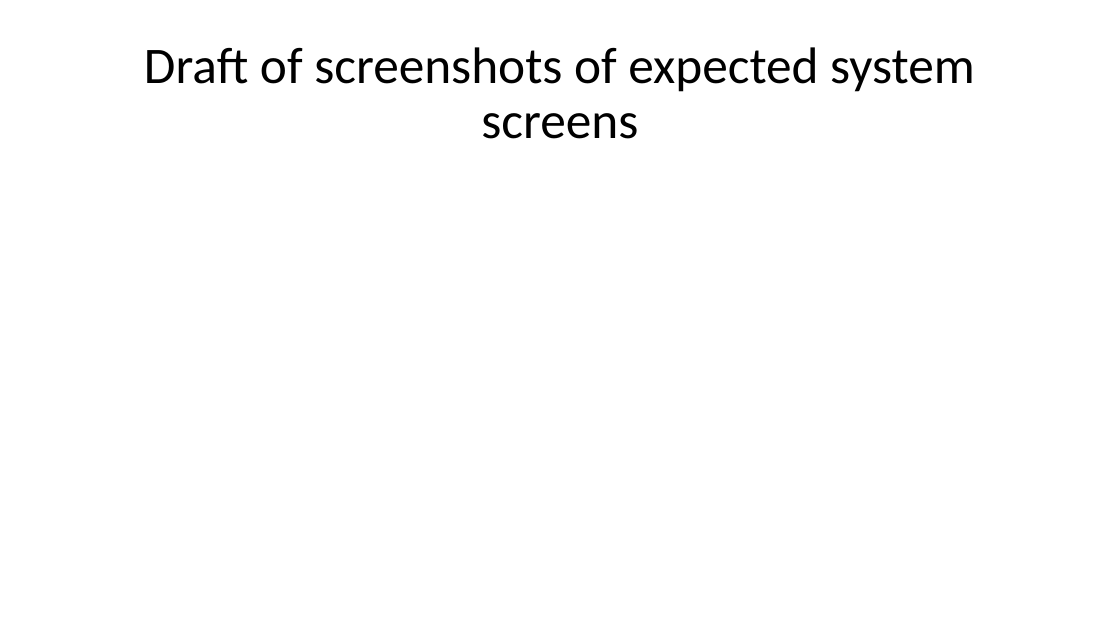
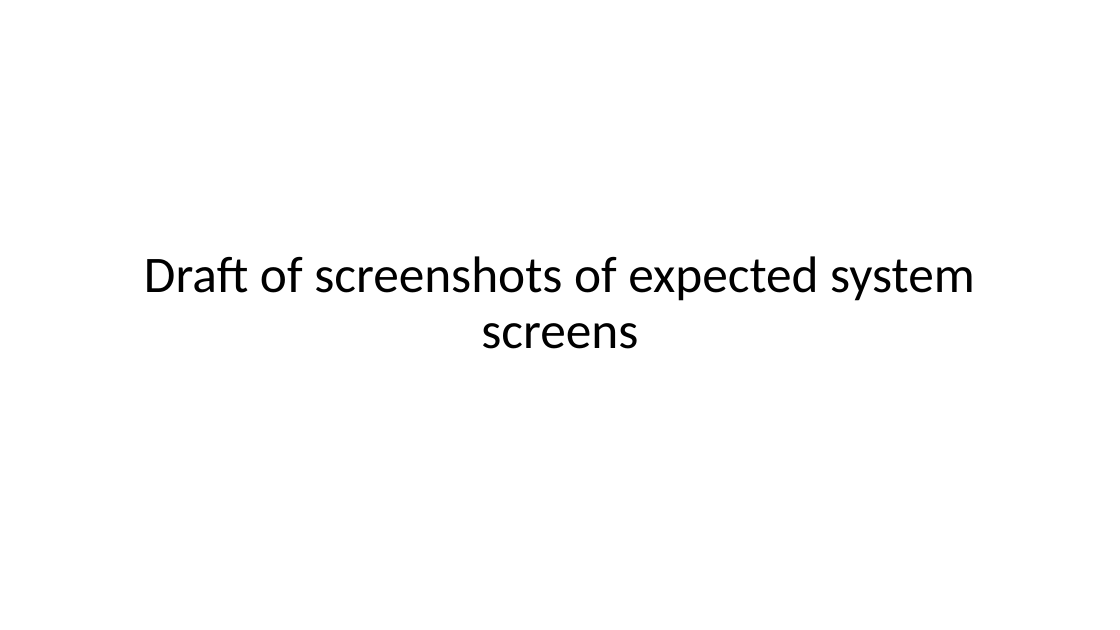
Before and after one commit to FCI-E-campus/fci-e-campus-docs, a slide deck: slide 39 of Mid-year document & presentation/FCI-CU-GP-Midyear-Presentation.pptx (slide 19 before the commit). Drawn at 1120x630 pixels with LibreOffice and Linux fonts; fonts in the diff are those of the drawing. Boxes give left, top, right and bottom in pixels: in the first picture for what was removed or moved away, otherwise in the second. Text is boxed around its words. In the diff, an @@ line names an element or a change of style, - is before the commit and + after.

```diff
--- a/Mid-year document & presentation/FCI-CU-GP-Midyear-Presentation.pptx
+++ b/Mid-year document & presentation/FCI-CU-GP-Midyear-Presentation.pptx
@@ title "Draft of screenshots of expected ...": place and size @@
-title "Draft of screenshots of expected ..." at (144, 47, 975, 139)
+title "Draft of screenshots of expected ..." at (144, 256, 975, 349)
```
Also in this commit, not shown: 9 other slides changed, 23 slides added, 2 other files.
